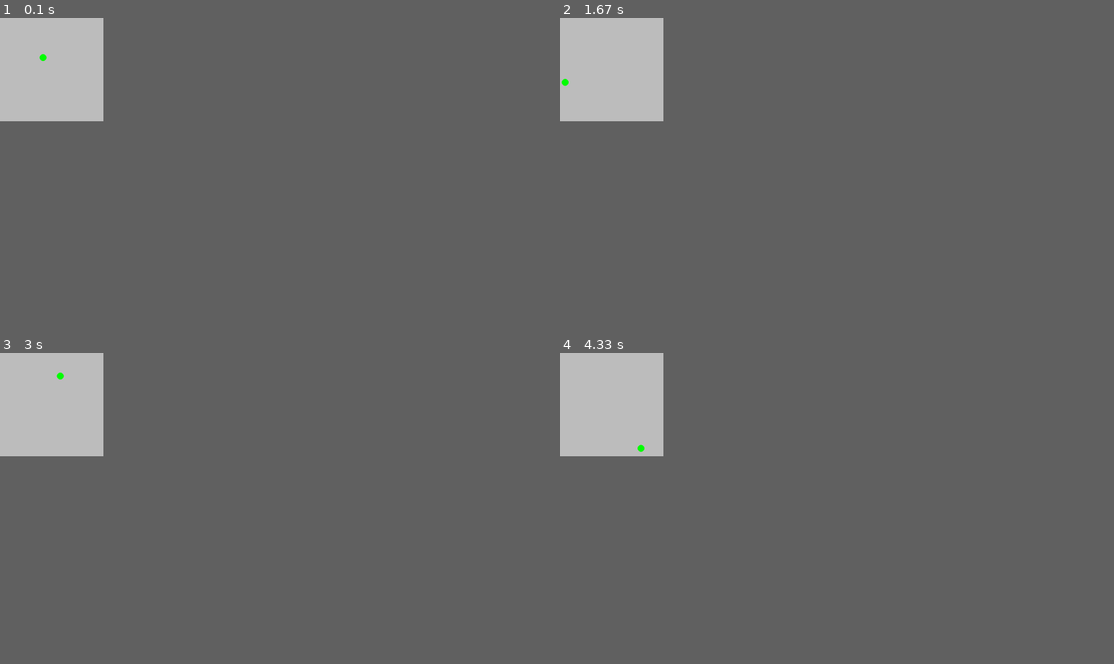
Above: before the commit, frames 1-4 (two rows, left to right).
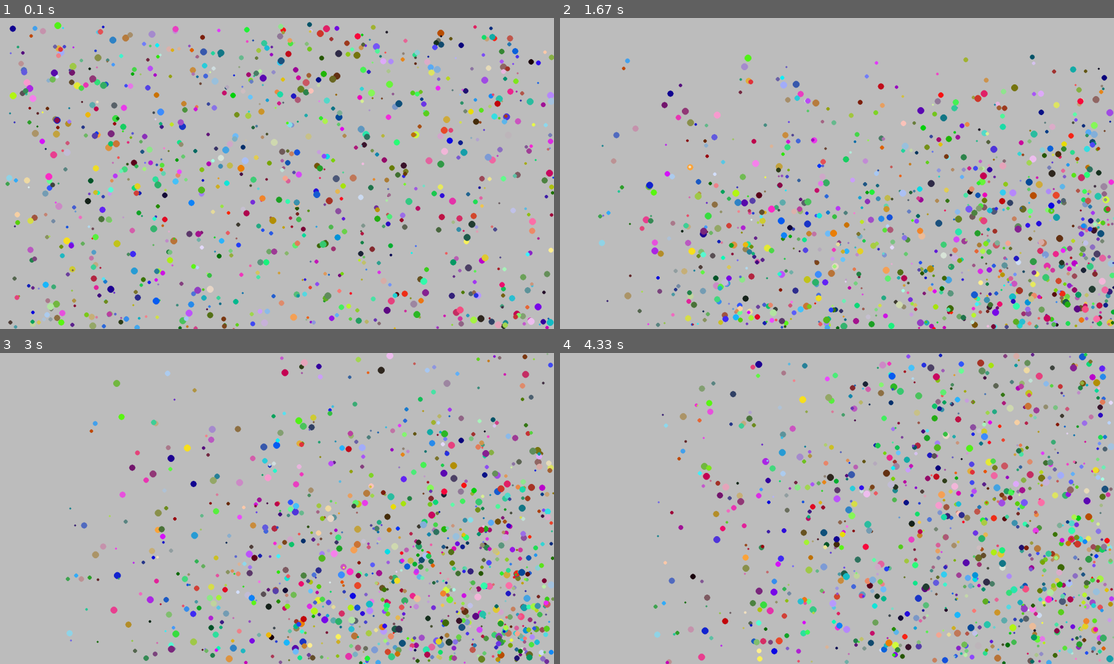
Above: after the commit, the same moments.

Repository: Rosebotics/catapult2019
Game: pygame game, started from learningPygame/Tyler/04-BouncingBall/BouncingBall.py
Two runs of this game, one before a commit and one after it. Both use one fixed random seed, a clock stepped at 60 frames per second and the inputs below.
Inputs:
- Up to frame 1 (0.1 s): no input
- Up to frame 2 (1.67 s): no input
- Up to frame 3 (3 s): no input
- Up to frame 4 (4.33 s): no input
In our replay, the window is 168x168 before the commit and 900x506 after it. These sizes can differ from the game's own. Grey fills any space a smaller window leaves; there, only what the larger window draws over its background counts as a difference.

The runs differ from the first frame. In frame 1, 10% of the frame differs, in the area x 1-100%, y 1-100%; in frame 2, 10%; in frame 3, 10%; in frame 4, 10%.

Commit message:
many bouncing balls

Diff:
--- a/learningPygame/Tyler/04-BouncingBall/BouncingBall.py
+++ b/learningPygame/Tyler/04-BouncingBall/BouncingBall.py
@@ -1,5 +1,6 @@
 import pygame
 import sys
+import random
 
 
 # TODO: Create a Ball class.
@@ -20,10 +21,10 @@
         pygame.draw.circle(self.screen, self.color, (self.x, self.y), self.radius)
 
     def move(self):
-        if self.x > 300 - self.radius or self.x < 0 + self.radius:
+        if self.x > self.screen.get_width() - self.radius or self.x < 0 + self.radius:
             self.speed_x *= -1
 
-        if self.y > 300 - self.radius or self.y < 0 + self.radius:
+        if self.y > self.screen.get_height() - self.radius or self.y < 0 + self.radius:
             self.speed_y *= -1
         self.x += self.speed_x
         self.y += self.speed_y
@@ -35,14 +36,20 @@
 
 def main():
     pygame.init()
-    screen = pygame.display.set_mode((300, 300))
+    screen = pygame.display.set_mode((1600, 900))
     pygame.display.set_caption('Bouncing Ball')
     screen.fill(pygame.Color('gray'))
     clock = pygame.time.Clock()
 
     # TODO: Create an instance of the Ball class
 
-    ball = Ball(screen, (0, 255, 0), 100, 100, 10, 5, 3)
+    #ball = Ball(screen, (0, 255, 0), 100, 100, 10, 5, 3)
+
+    balls = []
+    for k in range(1000):
+        radius = random.randint(3, 10)
+        new_ball = Ball(screen, (random.randint(0, 255), random.randint(0, 255), random.randint(0, 255)), random.randint(radius, screen.get_width()), random.randint(radius, screen.get_height()), radius, random.randint(1, 5), random.randint(1, 5))
+        balls.append(new_ball)
 
     while True:
         for event in pygame.event.get():
@@ -56,10 +63,15 @@
 
 
         # TODO: Move the ball
-        ball.move()
+        #ball.move()
 
         # TODO: Draw the ball
-        ball.draw()
+        #ball.draw()
+
+        for ball in balls:
+            ball.move()
+            ball.draw()
+
 
         pygame.display.update()
 
